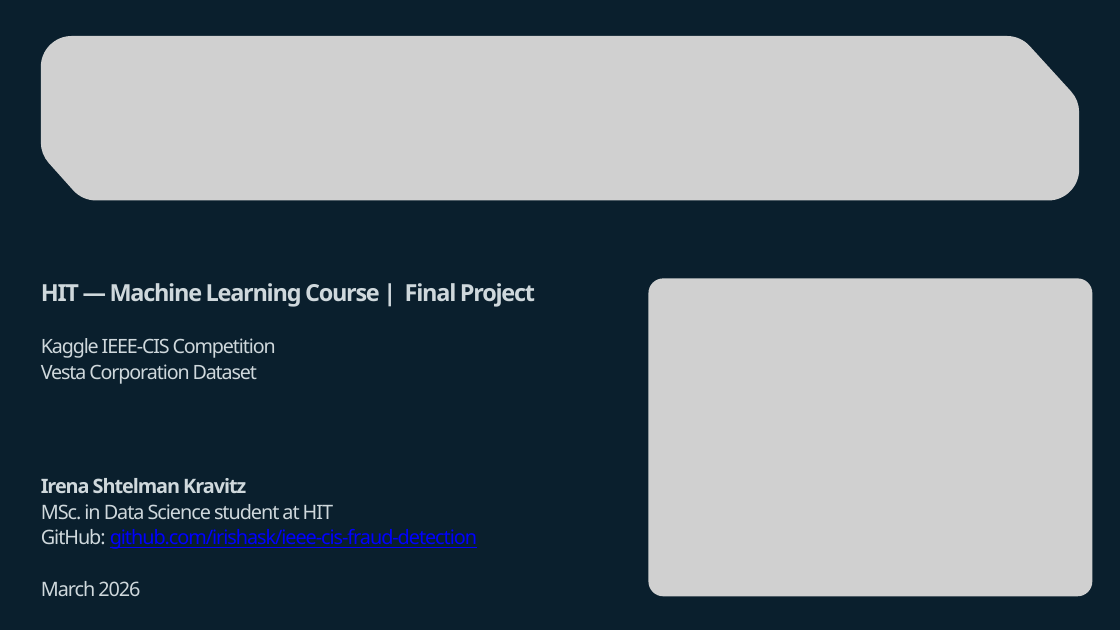
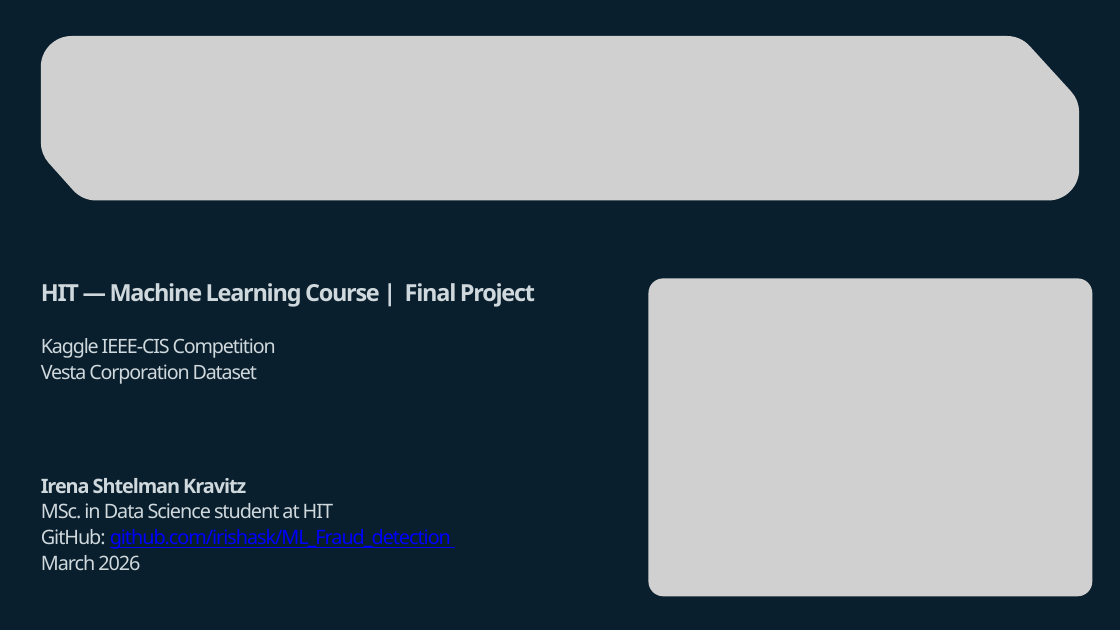
Before and after one commit to irishask/ML_Fraud_detection, a slide deck: slide 1 of IrenaSK- Fraud Detection -Final Project.pptx. Drawn at 1120x630 pixels with LibreOffice and Linux fonts; fonts in the diff are those of the drawing; grey boxes stand for pictures. Boxes give left, top, right and bottom in pixels: in the first picture for what was removed or moved away, otherwise in the second. Text is boxed around its words. In the diff, an @@ line names an element or a change of style, - is before the commit and + after.

```diff
--- a/IrenaSK- Fraud Detection -Final Project.pptx
+++ b/IrenaSK- Fraud Detection -Final Project.pptx
@@ text at (41, 529, 451, 549): text changed @@
-GitHub: github.com/irishask/ieee-cis-fraud-detection
+GitHub: github.com/irishask/ML_Fraud_detection
```
Also in this commit, not shown: 8 other slides changed, 2 slides added, 2 slides removed.
